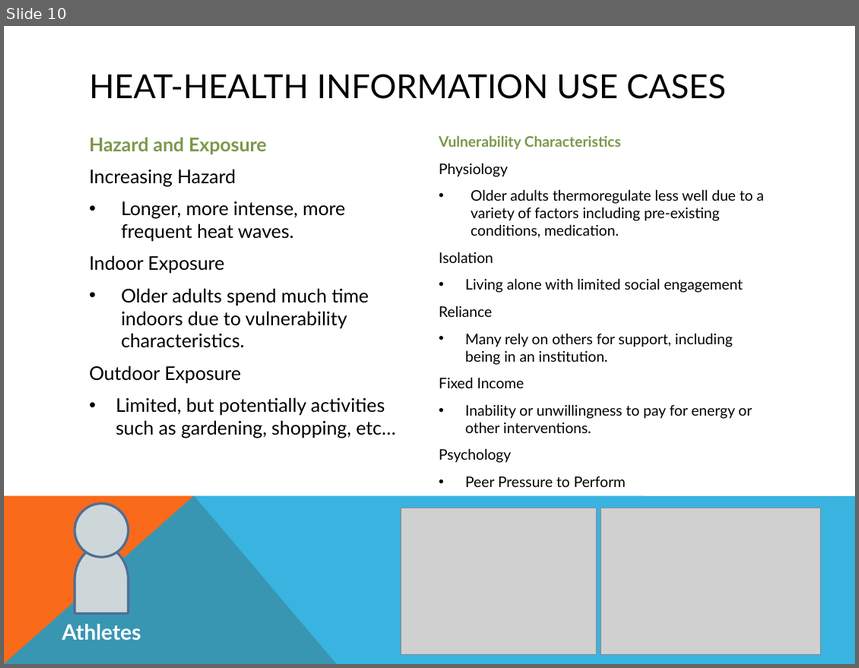
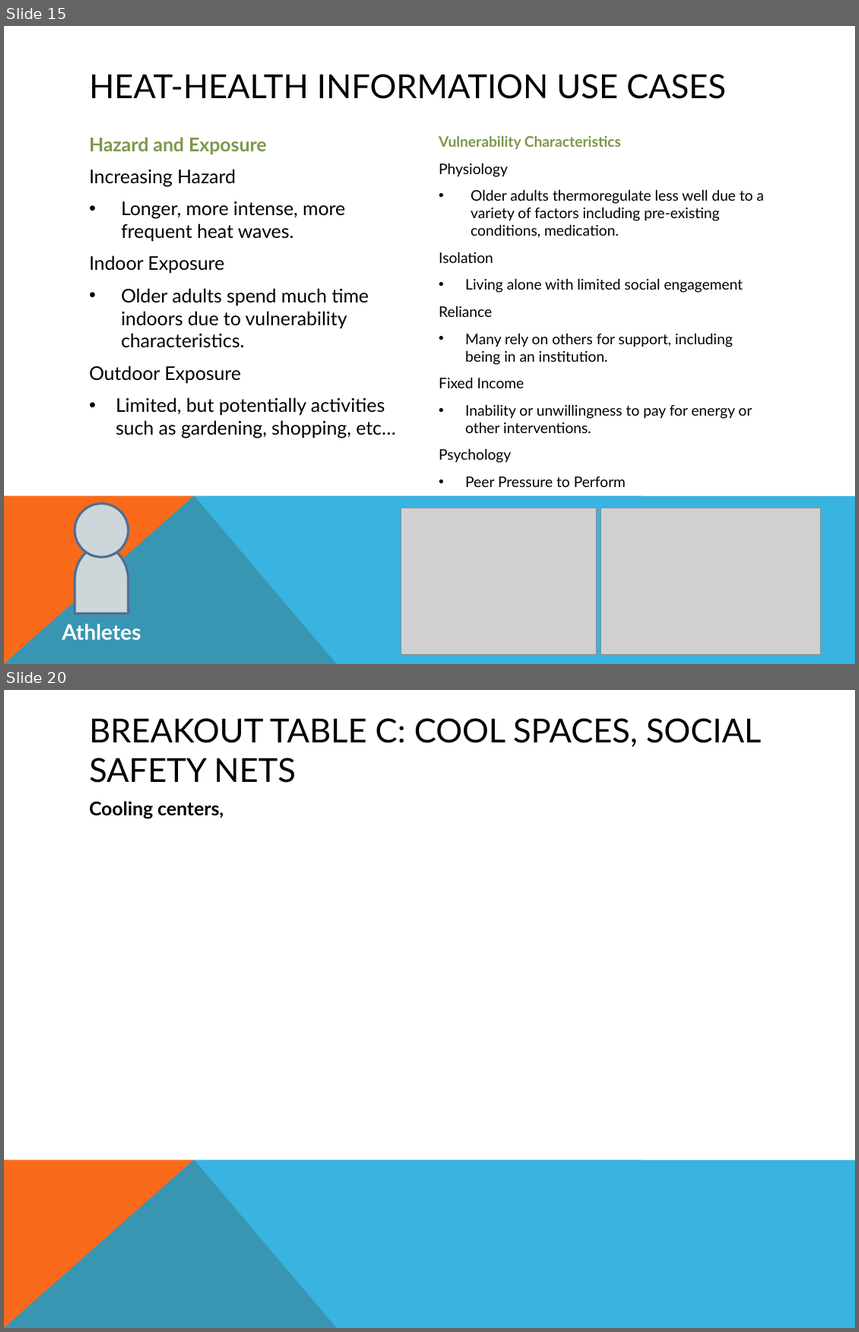
Before and after one commit to hunterjonesm/NIHHIS-Northeast, a slide deck: NIHHIS Use Cases Draft Process Document.pptx. Shown one above the other, each under a label of ours: slide 10 before the commit, slides 15 and 20 after it; the slides between them are not shown. The pictures are 859x668 and 859x1332 pixels, drawn with LibreOffice and Linux fonts; fonts in the diff are those of the drawing; grey boxes stand for pictures. Boxes give left, top, right and bottom in pixels: in the first picture for what was removed or moved away, otherwise in the second. Text is boxed around its words. In the diff, an @@ line names an element or a change of style, - is before the commit and + after.

```diff
--- a/NIHHIS Use Cases Draft Process Document.pptx
+++ b/NIHHIS Use Cases Draft Process Document.pptx
@@ slide 20 added at [4,690,855,1328], background #FFFFFF; not listed: 2 template elements that a slide beside it also shows @@
@@ title added at [89,718,761,783], 28 pt, text #000000 @@
+BREAKOUT TABLE C: COOL SPACES, SOCIAL SAFETY NETS
@@ text added at [89,801,224,819], 16 pt, text #000000, bold @@
+Cooling centers,
@@ what was slide 10 is now slide 15 @@
```
Also in this commit, not shown: 4 slides changed, 9 other slides added.
